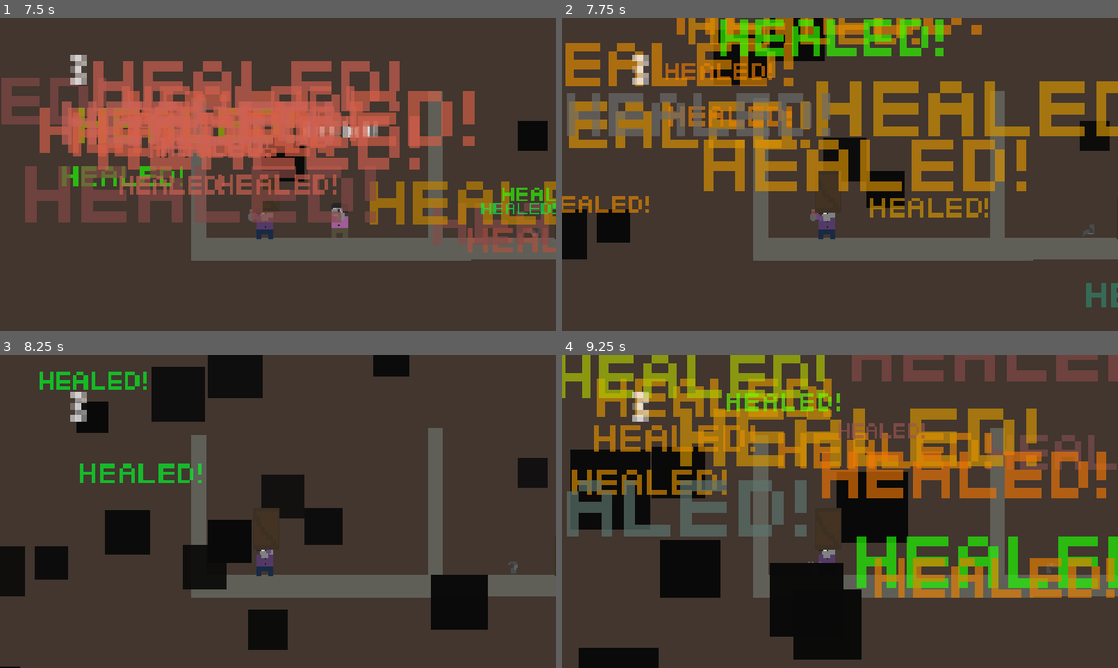
Above: before the commit, frames 1-4 (two rows, left to right).
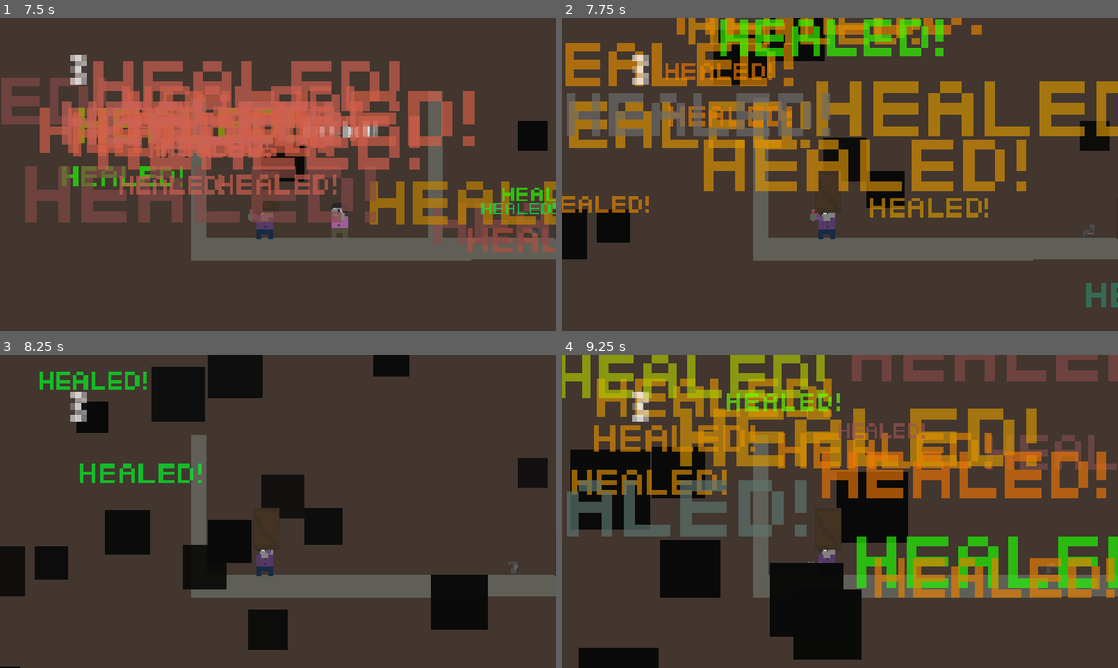
Above: after the commit, the same moments.

Repository: sawyergrimm/STGrimmFOGPII
Game: Godot game, scene res://Assets/Scenes/MainTest.tscn
Same seed, same stepped clock (60 frames per second), same inputs: the game is played once before the commit and once after it.
Inputs (mouse positions are in pixels of both pictures, inside the frame that each line leads up to):
- Up to frame 1 (7.5 s): tap Enter (ui_accept) at 0.5, 0.77, 1.52, 2, 3.02, 3.5, 3.77, 4.25, 4.52, 6.02, 6.77 s; move the mouse to (400, 158) at 0.52 s; hold D (ui_right) 0.53-2.03 s; tap E (Interact) at 0.6, 1.55, 2.1, 3.05, 4.55, 6.05, 6.6 s; click (400, 158) at 0.8 s; move the mouse to (166, 190) at 1.27 s; click (166, 190) at 1.35 s; move the mouse to (333, 105) at 2.02 s; hold A (ui_left) 2.03-2.78 s; click (333, 105) at 2.3 s; move the mouse to (250, 237) at 2.77 s; hold D (ui_right) 2.78-4.28 s; click (250, 237) at 2.85 s; move the mouse to (444, 221) at 3.52 s; right-click (444, 221) at 3.6 s; click (444, 221) at 3.8 s; move the mouse to (111, 127) at 4.27 s; hold A (ui_left) 4.28-5.03 s; tap Shift (Shift) at 4.35 s; click (111, 127) at 4.42 s; move the mouse to (305, 174) at 5.02 s; hold D (ui_right) 5.03-5.78 s; tap B (SpawnBlock) at 5.1 s; click (305, 174) at 5.3 s; move the mouse to (194, 96) at 5.77 s; hold A (ui_left) 5.78-7.28 s; tap F at 5.85 s; click (194, 96) at 5.92 s; move the mouse to (400, 158) at 6.52 s; click (400, 158) at 6.8 s; move the mouse to (166, 190) at 7.27 s; hold D (ui_right) from 7.28 s (still down); click (166, 190) at 7.35 s
- Up to frame 2 (7.75 s): keep holding D (ui_right); tap Enter (ui_accept) at 7.52 s; tap E (Interact) at 7.55 s
- Up to frame 3 (8.25 s): keep holding D (ui_right); move the mouse to (333, 442) at 8.02 s; tap E (Interact) at 8.1 s
- Up to frame 4 (9.25 s): keep holding D (ui_right); click (895, 442) at 8.3 s; move the mouse to (812, 574) at 8.77 s; click (812, 574) at 8.85 s; tap Enter (ui_accept) at 9.02 s; tap E (Interact) at 9.05 s

Frame 1 is identical in both runs. In frame 2, 0.8% of the frame differs, in the area x 77-80%, y 23-71%; in frame 3, 1.2%; in frame 4, 0.9%.

Commit message:
Added tutorial NPC with dialogue, tutorial zone, death scenes with respawn buttons

Diff:
--- a/Whippets/Assets/Scenes/MainTest.tscn
+++ b/Whippets/Assets/Scenes/MainTest.tscn
@@ -56,7 +56,7 @@
 position = Vector2(-118, 5)
 scale = Vector2(7.5599995, 0.59999967)
 
-[node name="Geometry10" parent="." unique_id=769351696 instance=ExtResource("5_ukkq0")]
+[node name="RemovableWall" parent="." unique_id=769351696 instance=ExtResource("5_ukkq0")]
 position = Vector2(-73.00001, -29)
 scale = Vector2(0.39999998, 4.2799997)
 
--- a/Whippets/Assets/Scenes/npc.tscn
+++ b/Whippets/Assets/Scenes/npc.tscn
@@ -3,6 +3,7 @@
 [ext_resource type="Texture2D" uid="uid://bmw5qr6sah0x6" path="res://Assets/Sprites/NPC/NPC1.png" id="1_8n6a7"]
 [ext_resource type="Script" uid="uid://cfjs4temr0cnq" path="res://Assets/Scripts/npc.gd" id="1_peea3"]
 [ext_resource type="FontFile" uid="uid://dseg70yhhwmxi" path="res://Assets/UI/Ithaca-LVB75.ttf" id="3_7a58h"]
+[ext_resource type="AudioStream" uid="uid://0e4wn11h5cmw" path="res://Assets/Audio/Misc/NPCChatter.ogg" id="4_laeim"]
 
 [sub_resource type="RectangleShape2D" id="RectangleShape2D_whs0s"]
 
@@ -16,6 +17,11 @@
 "name": &"default",
 "speed": 5.0
 }]
+
+[sub_resource type="AudioStreamRandomizer" id="AudioStreamRandomizer_q3a62"]
+random_pitch = 1.2190439
+streams_count = 1
+stream_0/stream = ExtResource("4_laeim")
 
 [node name="NPC" type="Area2D" unique_id=2139562292]
 z_index = -1
@@ -53,4 +59,10 @@
 text = "press e to hear more"
 horizontal_alignment = 1
 
+[node name="Chatter" type="AudioStreamPlayer2D" parent="." unique_id=15169434]
+position = Vector2(-19, -43)
+stream = SubResource("AudioStreamRandomizer_q3a62")
+volume_db = -1.529
+pitch_scale = 1.5
+
 [connection signal="body_entered" from="." to="." method="_on_body_entered"]
--- /dev/null
+++ b/Whippets/Assets/Scenes/overdoseScene.tscn
@@ -0,0 +1,33 @@
+[gd_scene format=3 uid="uid://djusk3eq7kapl"]
+
+[ext_resource type="Script" uid="uid://dk3qkvdcxtjyv" path="res://overdose_scene.gd" id="1_24b7j"]
+[ext_resource type="AudioStream" uid="uid://cjbacwmj5x0cl" path="res://Assets/Audio/Misc/overdose.ogg" id="2_a6yif"]
+[ext_resource type="FontFile" uid="uid://dseg70yhhwmxi" path="res://Assets/UI/Ithaca-LVB75.ttf" id="3_a6yif"]
+
+[node name="OverdoseScene" type="Node2D" unique_id=201026657]
+script = ExtResource("1_24b7j")
+
+[node name="OverdosePlayer" type="AudioStreamPlayer2D" parent="." unique_id=2095372859]
+stream = ExtResource("2_a6yif")
+
+[node name="Camera2D" type="Camera2D" parent="." unique_id=247339181]
+
+[node name="OverdoseText" type="Label" parent="." unique_id=1872018457]
+offset_left = -674.0
+offset_top = -175.0
+offset_right = 676.0
+offset_bottom = 197.0
+theme_override_fonts/font = ExtResource("3_a6yif")
+theme_override_font_sizes/font_size = 400
+text = "OVERDOSED"
+horizontal_alignment = 1
+
+[node name="Button" type="Button" parent="." unique_id=2003488077]
+offset_left = -55.0
+offset_top = 266.0
+offset_right = 56.0
+offset_bottom = 297.0
+text = "Restart
+"
+
+[connection signal="button_down" from="Button" to="." method="_on_button_button_down"]
--- /dev/null
+++ b/Whippets/Assets/Scenes/shot_scene.tscn
@@ -0,0 +1,37 @@
+[gd_scene format=3 uid="uid://bqgay7qt2q5de"]
+
+[ext_resource type="Script" uid="uid://dp7d0hmhblg3y" path="res://Assets/Scripts/shot_scene.gd" id="1_mdb8i"]
+[ext_resource type="AudioStream" uid="uid://dh6cpgh2tyv6m" path="res://Assets/Audio/Misc/shot.ogg" id="2_mdb8i"]
+[ext_resource type="FontFile" uid="uid://dseg70yhhwmxi" path="res://Assets/UI/Ithaca-LVB75.ttf" id="3_4rrsx"]
+
+[sub_resource type="AudioStreamRandomizer" id="AudioStreamRandomizer_ctmmj"]
+streams_count = 1
+stream_0/stream = ExtResource("2_mdb8i")
+
+[node name="shotScene" type="Node2D" unique_id=201026657]
+script = ExtResource("1_mdb8i")
+
+[node name="ShotPlayer" type="AudioStreamPlayer2D" parent="." unique_id=2095372859]
+stream = SubResource("AudioStreamRandomizer_ctmmj")
+
+[node name="Camera2D" type="Camera2D" parent="." unique_id=247339181]
+
+[node name="ShotText" type="Label" parent="." unique_id=1872018457]
+offset_left = -674.0
+offset_top = -175.0
+offset_right = 676.0
+offset_bottom = 197.0
+theme_override_fonts/font = ExtResource("3_4rrsx")
+theme_override_font_sizes/font_size = 400
+text = "SHOT"
+horizontal_alignment = 1
+
+[node name="Button" type="Button" parent="." unique_id=2003488077]
+offset_left = -55.0
+offset_top = 266.0
+offset_right = 56.0
+offset_bottom = 297.0
+text = "Restart
+"
+
+[connection signal="button_down" from="Button" to="." method="_on_button_button_down"]
--- a/Whippets/Assets/Scripts/npc.gd
+++ b/Whippets/Assets/Scripts/npc.gd
@@ -1,9 +1,13 @@
 extends Area2D
+
+var wall
 
 var interactable = false
 var interactCount = 0
 var textArray = ["Yo!", "Press shift to swap to your nitrous can!", "Left click to use that to heal", "But don't use it too much!", "Right click to throw your gun!", "If you hit an enemy with your gun...", "You reload!", "Good luck!", ""]
+
 func _ready():
+	wall = get_tree().current_scene.find_child("RemovableWall")
 	$TutorialText.visible = false
 
 func _on_body_entered(body):
@@ -16,7 +20,8 @@
 	$TutorialText.text = textArray[interactCount]
 	if Input.is_action_just_pressed("Interact"):
 		$TutorialText/Label.visible = false
+		$Chatter.play()
 		interactCount += 1
 	if interactCount == 8:
-
+		wall.queue_free()
 		queue_free()
--- a/Whippets/Assets/Scripts/player.gd
+++ b/Whippets/Assets/Scripts/player.gd
@@ -73,7 +73,7 @@
 
 func _process(_delta: float) -> void:
 	if health <= 0:
-		get_tree().reload_current_scene()
+		get_tree().change_scene_to_file("res://Assets/Scenes/shot_scene.tscn")
 	if Input.is_action_just_pressed("LeftMouseClick"):
 		if hasGun and ammo > 0 and $Gunarm.texture == gunarm:
 			ammo -= 1
@@ -108,7 +108,7 @@
 				blindness.color = Color.DARK_RED
 				blindness.color_ramp = redscale
 			if whippetCounter >= 15:
-				get_tree().reload_current_scene()
+				get_tree().change_scene_to_file("res://Assets/Scenes/overdoseScene.tscn")
 				return
 
 
--- /dev/null
+++ b/Whippets/Assets/Scripts/shot_scene.gd
@@ -0,0 +1,17 @@
+extends Node2D
+
+
+# Called when the node enters the scene tree for the first time.
+func _ready() -> void:
+	$ShotPlayer.play()
+	pass # Replace with function body.
+
+
+# Called every frame. 'delta' is the elapsed time since the previous frame.
+func _process(delta: float) -> void:
+	pass
+
+
+func _on_button_button_down() -> void:
+	get_tree().change_scene_to_file("res://Assets/Scenes/MainTest.tscn")
+	pass # Replace with function body.
--- /dev/null
+++ b/Whippets/overdose_scene.gd
@@ -0,0 +1,17 @@
+extends Node2D
+
+
+# Called when the node enters the scene tree for the first time.
+func _ready() -> void:
+	$OverdosePlayer.play()
+	pass # Replace with function body.
+
+
+# Called every frame. 'delta' is the elapsed time since the previous frame.
+func _process(delta: float) -> void:
+	pass
+
+
+func _on_button_button_down() -> void:
+	get_tree().change_scene_to_file("res://Assets/Scenes/MainTest.tscn")
+	pass # Replace with function body.
Not shown, added: Whippets/Assets/Audio/Misc/NPCChatter.ogg.import
Not shown, added: Whippets/Assets/Audio/Misc/overdose.ogg.import
Not shown, added: Whippets/Assets/Audio/Misc/shot.ogg.import
Not shown, changed: Whippets/Assets/Audio/Misc/whippet.ogg.import
Not shown, added: Whippets/Assets/Scripts/shot_scene.gd.uid
Not shown, added: Whippets/overdose_scene.gd.uid
Not shown, added: Whippets/Assets/Audio/Misc/NPCChatter.ogg
Not shown, added: Whippets/Assets/Audio/Misc/overdose.ogg
Not shown, added: Whippets/Assets/Audio/Misc/shot.ogg
